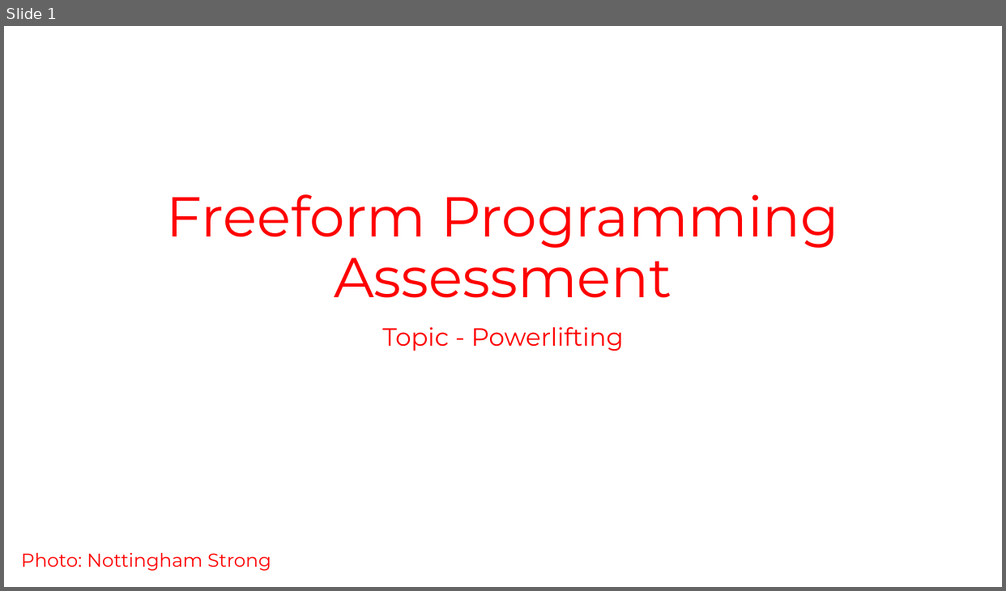
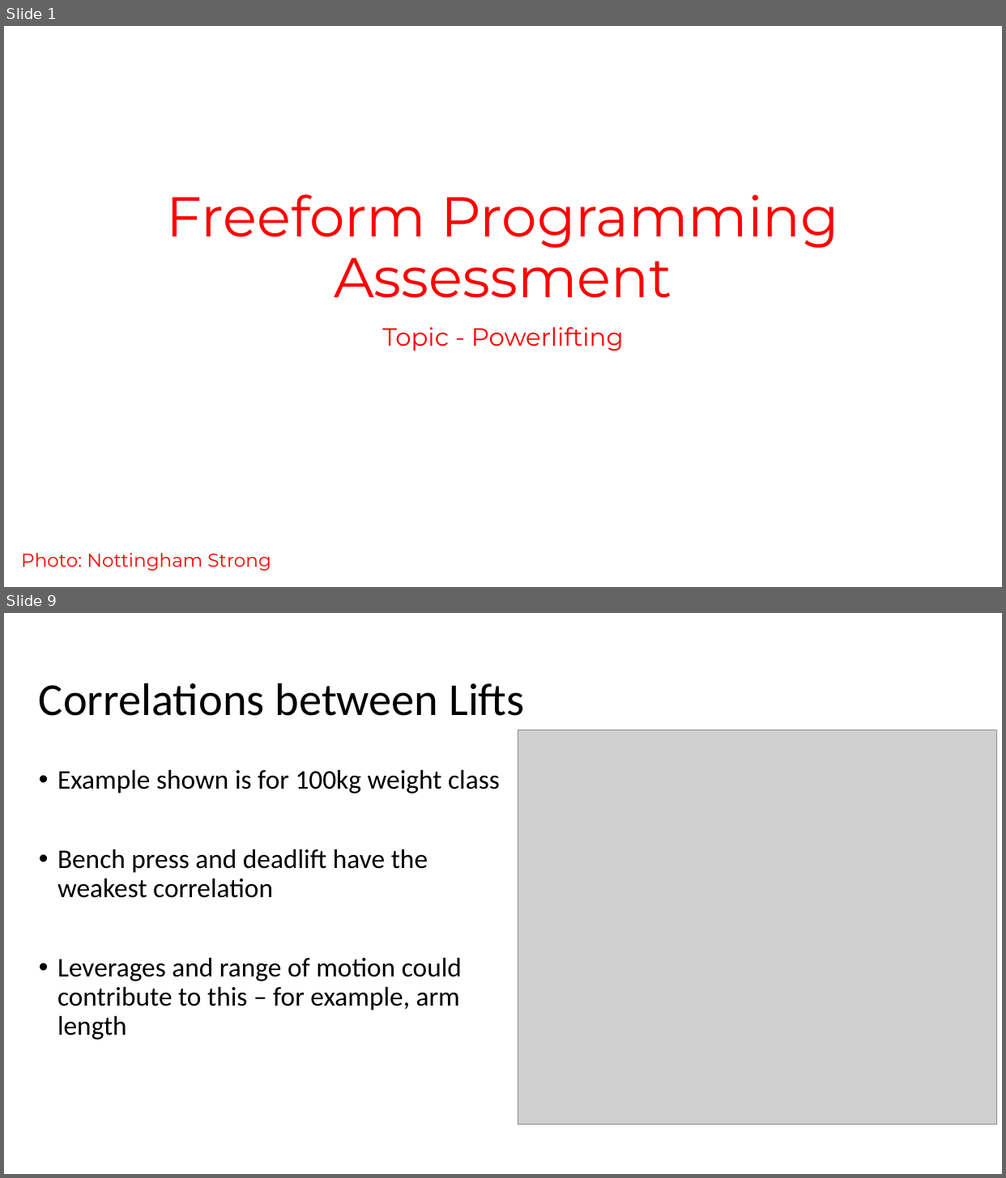
Before and after one commit to LillWawrence/freeform_programming_assessment_new, a slide deck: freeform_presentation.pptx. Shown one above the other, each under a label of ours: slide 1 before the commit, slides 1 and 9 after it; the slides between them are not shown. The pictures are 1006x591 and 1006x1178 pixels, drawn with LibreOffice and Linux fonts; fonts in the diff are those of the drawing; grey boxes stand for pictures; background and template pictures are left out. Boxes give left, top, right and bottom in pixels: in the first picture for what was removed or moved away, otherwise in the second. Text is boxed around its words. In the diff, an @@ line names an element or a change of style, - is before the commit and + after.

```diff
--- a/freeform_presentation.pptx
+++ b/freeform_presentation.pptx
@@ slide 9 added at box(4, 613, 1002, 1174), background #FFFFFF @@
@@ title added at box(39, 683, 524, 716), 44 pt, text #000000 @@
+Correlations between Lifts
@@ picture added at box(518, 730, 997, 1125) @@
@@ text added at box(57, 770, 500, 1040), 26 pt, text #000000 @@
+• Example shown is for 100kg weight class
+• Bench press and deadlift have the weakest correlation
+• Leverages and range of motion could contribute to this – for example, arm length
```
Also in this commit, not shown: 4 slides changed, 5 other slides added, 2 other files.
